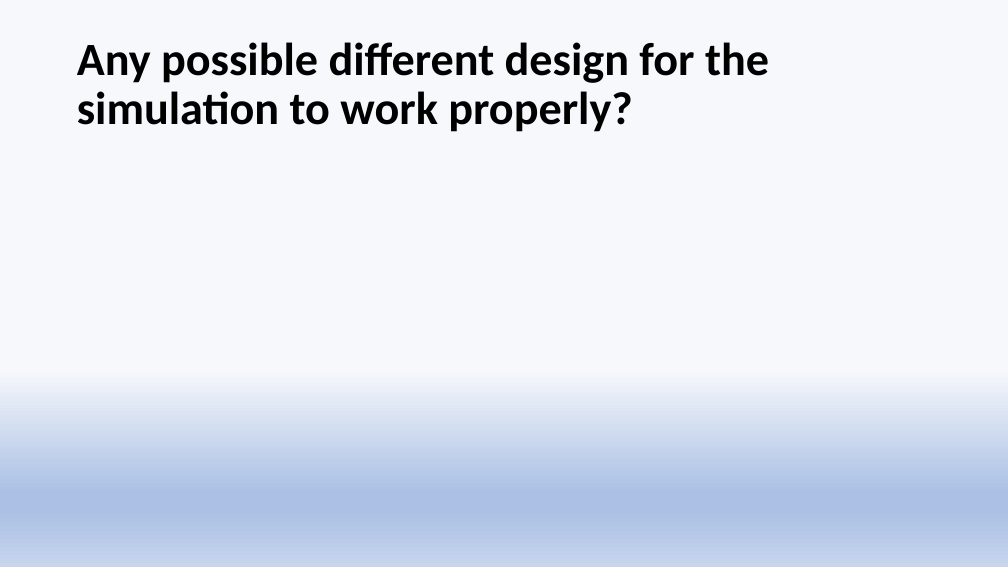
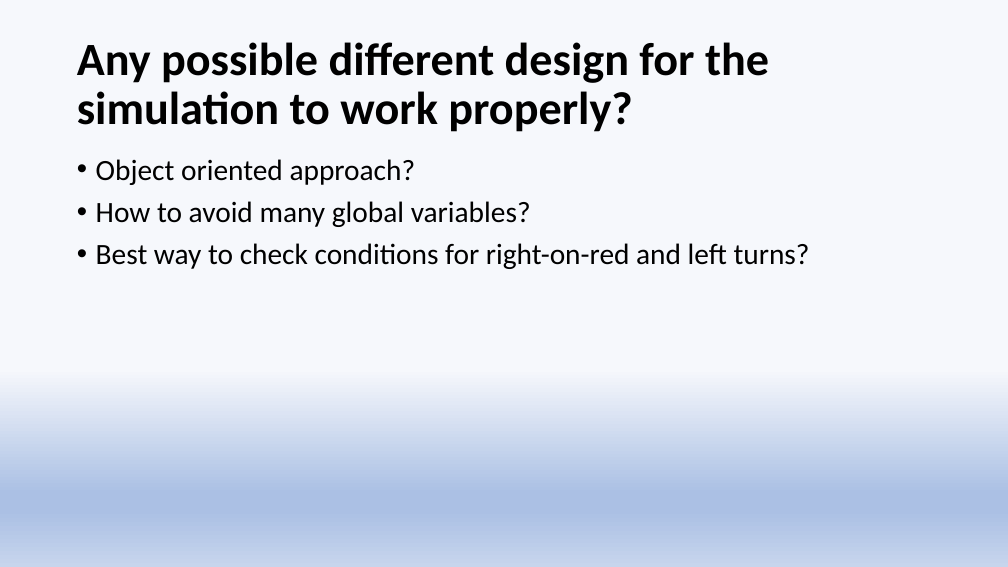
Before and after one commit to nateve/Final-project, a slide deck: slide 7 of Monte Carlo Simulation for Stoplight.pptx. Drawn at 1008x567 pixels with LibreOffice and Linux fonts; fonts in the diff are those of the drawing. Boxes give left, top, right and bottom in pixels: in the first picture for what was removed or moved away, otherwise in the second. Text is boxed around its words. In the diff, an @@ line names an element or a change of style, - is before the commit and + after.

```diff
--- a/Monte Carlo Simulation for Stoplight.pptx
+++ b/Monte Carlo Simulation for Stoplight.pptx
@@ text added at (96, 159, 810, 269), 28 pt, text #000000 @@
+• Object oriented approach?
+• How to avoid many global variables?
+• Best way to check conditions for right-on-red and left turns?
```
Also in this commit, not shown: 3 other slides changed, 2 slides added, 1 other file.
